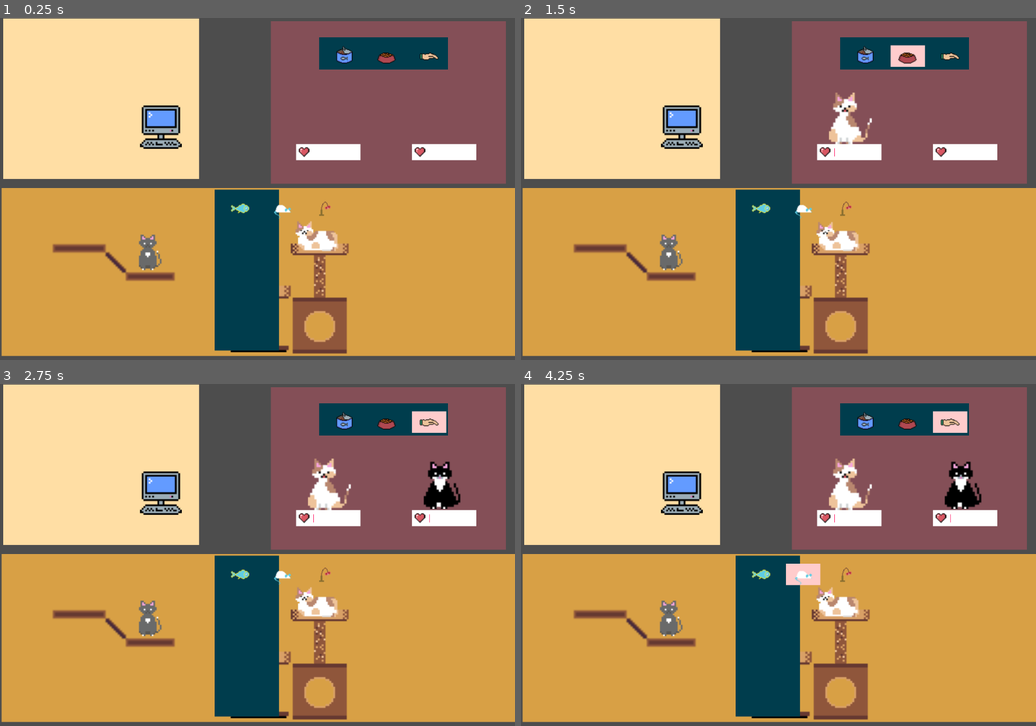
Above: before the commit, frames 1-4 (two rows, left to right).
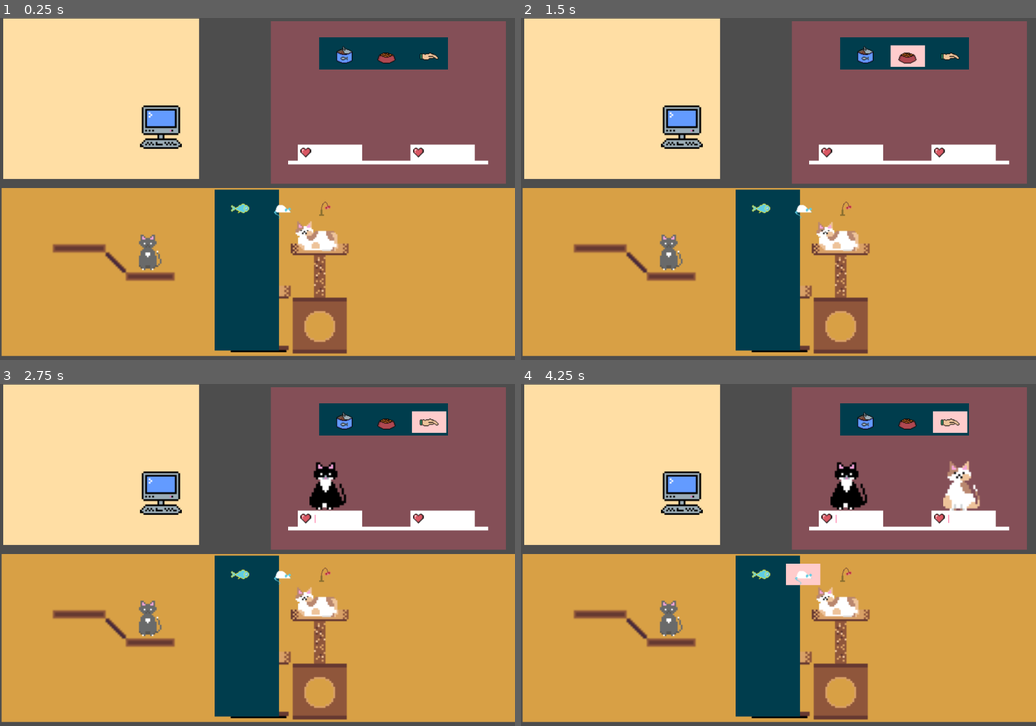
Above: after the commit, the same moments.

Repository: yjin910517/godot_catio
Game: Godot game, scene res://Scenes/Main.tscn
Two runs of this game, one before a commit and one after it. Both use one fixed random seed, a clock stepped at 60 frames per second and the inputs below.
Inputs (mouse positions are in pixels of both pictures, inside the frame that each line leads up to):
- Up to frame 1 (0.25 s): no input
- Up to frame 2 (1.5 s): tap Enter at 0.5 s; move the mouse to (866, 55) at 0.52 s; click (866, 55) at 0.67 s; tap Space at 1.25 s; move the mouse to (907, 55) at 1.27 s; click (907, 55) at 1.42 s
- Up to frame 3 (2.75 s): move the mouse to (427, 421) at 2.02 s; click (427, 421) at 2.17 s
- Up to frame 4 (4.25 s): move the mouse to (763, 575) at 2.77 s; click (763, 575) at 2.92 s; move the mouse to (804, 575) at 3.52 s; click (804, 575) at 3.67 s

The runs differ from the first frame. In frame 1, 0.8% of the frame differs, in the area x 55-95%, y 36-43%; in frame 2, 1.5%; in frame 3, 2.2%; in frame 4, 2.3%, in the area x 55-95%, y 21-43%.

Commit message:
mainly worked on front door area for better cat station experience

Diff:
--- a/Scenes/Cat.tscn
+++ b/Scenes/Cat.tscn
@@ -65,7 +65,6 @@
 offset_right = 77.0
 offset_bottom = 93.0
 script = ExtResource("1_f4exp")
-metadata/_edit_group_ = true
 
 [node name="CatAnimation" type="AnimatedSprite2D" parent="."]
 position = Vector2(40, 45)
--- a/Scenes/FrontDoor.tscn
+++ b/Scenes/FrontDoor.tscn
@@ -1,7 +1,6 @@
-[gd_scene load_steps=4 format=3 uid="uid://dljipn773t2td"]
+[gd_scene load_steps=3 format=3 uid="uid://dljipn773t2td"]
 
 [ext_resource type="Script" path="res://Scenes/front_door.gd" id="1_aaymk"]
-[ext_resource type="PackedScene" uid="uid://b445w0ojxpr7h" path="res://Scenes/Station.tscn" id="2_re72b"]
 [ext_resource type="PackedScene" uid="uid://bvvj6uvq814a4" path="res://Scenes/MenuDisplay.tscn" id="3_yoocq"]
 
 [node name="FrontDoor" type="Control"]
@@ -10,7 +9,6 @@
 offset_right = 438.0
 offset_bottom = 303.0
 script = ExtResource("1_aaymk")
-metadata/_edit_group_ = true
 
 [node name="Floor" type="ColorRect" parent="."]
 layout_mode = 1
@@ -21,23 +19,18 @@
 grow_vertical = 2
 color = Color(0.516788, 0.309127, 0.343115, 1)
 
-[node name="Station1" parent="." instance=ExtResource("2_re72b")]
-offset_left = 47.0
-offset_top = 229.0
-offset_right = 167.0
-offset_bottom = 259.0
-
-[node name="Station2" parent="." instance=ExtResource("2_re72b")]
-offset_left = 263.0
-offset_top = 229.0
-offset_right = 383.0
-offset_bottom = 259.0
+[node name="StationBase" type="ColorRect" parent="."]
+layout_mode = 0
+offset_left = 32.0
+offset_top = 260.0
+offset_right = 405.0
+offset_bottom = 267.0
 
 [node name="CatTimer" type="Timer" parent="."]
 one_shot = true
 
 [node name="GreetingMenu" parent="." instance=ExtResource("3_yoocq")]
-offset_left = 90.0
-offset_top = 32.0
-offset_right = 360.0
-offset_bottom = 80.0
+offset_left = 88.0
+offset_top = 28.0
+offset_right = 358.0
+offset_bottom = 76.0
--- a/Scenes/cat.gd
+++ b/Scenes/cat.gd
@@ -62,6 +62,6 @@
 	# display reaction and temporarily disable click signals on cat
 	reaction_enabled = false
 	$Bubble.show()
-	await get_tree().create_timer(2).timeout
+	await get_tree().create_timer(1).timeout
 	$Bubble.hide()
 	reaction_enabled = true
--- a/Scenes/front_door.gd
+++ b/Scenes/front_door.gd
@@ -3,8 +3,9 @@
 signal cat_ready_to_reception(cat)
 
 
-# Preload the Cat scene
+# Preload scenes
 var CatScene = preload("res://Scenes/Cat.tscn")
+var StationScene = preload("res://Scenes/Station.tscn")
 
 # To do: save data in a separate data file
 var CAT_LIST = [
@@ -44,18 +45,26 @@
 var LIKE_MAX_SCORE = 10.0 # maximum cat greeting score (100% like)
 
 
+# custom scene attributes
+var station_pos_array = [Vector2(50, 230), Vector2(260, 230)]
+var cat_wait_time = 2
+
 # Called when the node enters the scene tree for the first time.
 func _ready():
 
-	# to do: dynamically create station nodes
-	$Station1.get_node("LikeBar").hide()
-	$Station2.get_node("LikeBar").hide()
+	# initiate stations
+	var station
+	for i in range(len(station_pos_array)):
+		station = StationScene.instantiate()
+		station.hide_like_bar()
+		station.position = station_pos_array[i]
+		add_child(station)
+		station.name = "S" + str(i)
 
 	# initiate menu
 	var greeting_menu = $GreetingMenu
 	greeting_menu.predefined_items = GREETING_ITEMS
 	greeting_menu.item_spacing = GREETING_MENU_SPACING
-	print(greeting_menu.item_spacing)
 	greeting_menu.populate_menu()
 	greeting_menu.position = GREETING_MENU_POS
 	greeting_menu.size = GREETING_MENU_SIZE
@@ -63,6 +72,7 @@
 
 	# initiate timer
 	$CatTimer.connect("timeout", Callable(self, "_on_cat_timer_timeout"))
+	$CatTimer.wait_time = cat_wait_time
 	$CatTimer.one_shot = false
 	# start timer to create cats
 	$CatTimer.start()
@@ -70,11 +80,21 @@
 
 # Trigger cat creation by timeout
 func _on_cat_timer_timeout():
-	if $Station1.vacancy == true:
-		create_cat(CAT_LIST[0], $Station1)
-	elif $Station2.vacancy == true:
-		create_cat(CAT_LIST[1], $Station2)
-	else:
+
+	var station_node
+	var has_vacancy = false
+
+	# find an available station for cat creation
+	for i in range(len(station_pos_array)):
+		var station_name = "S" + str(i)
+		station_node = get_node(station_name)
+		if station_node.vacancy == true:
+			create_cat(CAT_LIST.pick_random(), station_node)
+			has_vacancy = true
+			break
+
+	# if no available station is found, stop the timer
+	if has_vacancy == false:
 		$CatTimer.stop()
 
 
@@ -97,9 +117,7 @@
 
 	# reset like bar on station
 	station.set_bar_length(1)
-	station.get_node("LikeBar").show()
-
-	print("cat created: ", cat.get_cat_data())
+	station.show_like_bar()
 
 
 # Interact with the cat and show reaction
@@ -107,6 +125,8 @@
 
 	var selected_node = $GreetingMenu.selected_item
 	var like_score = 0
+	var cat_station = cat.get_parent()
+	var bar_length = cat_station.get_bar_length()
 
 	# get cat preference
 	if selected_node:
@@ -115,19 +135,20 @@
 		else:
 			like_score = cat.get_cat_data("food")[selected_node.name]
 
-		# calculate current like score
-		var bar_length = cat.get_parent().get_bar_length()
-		bar_length += like_score * BAR_MAX_LEN / LIKE_MAX_SCORE
-		if bar_length < 0:
-			bar_length = 0
-		if bar_length > BAR_MAX_LEN:
-			bar_length =  BAR_MAX_LEN
-			emit_signal("cat_ready_to_reception", cat)
-			cat.reaction_enabled = false
-			print("cat is happy and ready to move")
+	# calculate current like score
+	bar_length += like_score * BAR_MAX_LEN / LIKE_MAX_SCORE
+	if bar_length < 0:
+		bar_length = 0
+	if bar_length > BAR_MAX_LEN:
+		bar_length =  BAR_MAX_LEN
 
-		# update like bar length to reflect change
-		cat.get_parent().set_bar_length(bar_length)
+	# update bar length and display cat reaction
+	var cat_reaction = cat.get_reaction(like_score)
+	cat_station.set_bar_length(bar_length)
+	cat_station.run_bar_animation(cat_reaction)
+	await cat.show_reaction(cat_reaction)
 
-	# display cat reaction icon
-	cat.show_reaction(cat.get_reaction(like_score))
+	# emit signal if cat is ready to move
+	if bar_length == BAR_MAX_LEN:
+		emit_signal("cat_ready_to_reception", cat)
+		cat.reaction_enabled = false
--- a/Scenes/main.gd
+++ b/Scenes/main.gd
@@ -16,6 +16,7 @@
 var TOY_MENU_POS = Vector2(400, 320)
 var TOY_MENU_SIZE = Vector2(120, 300)
 var TOY_MENU_COLOR = Color(0, 0.24, 0.3, 1)
+
 
 # To do: load initial data and dynamic generate each child in main
 func _ready():
@@ -47,14 +48,19 @@
 
 # Move cat from front door to reception
 func _on_cat_ready_to_reception(cat):
+
+	# reset front door and its station
+	$FrontDoor.disconnect("cat_clicked", Callable(self, "_on_cat_clicked"))
+	var cat_station = cat.get_parent()
+	cat_station.remove_child(cat)
+	cat_station.vacancy = true
+	cat_station.set_bar_length(1)
+	cat_station.get_node("LikeBar").hide()
+
+	# update cat data
 	var cat_data = cat.get_cat_data()
-	# To do: disconnect cat click signal connection to front door
-	# To do: reset front door station: remove cat node, reset like bar len
-
-	# update cat location info
 	cat_data["room"] = "reception"
 	cat.set_cat_data(cat_data)
-	print("main received ", cat_data["name"])
 
 	cat.position = $Reception.queue_end
 
@@ -62,8 +68,9 @@
 	$Reception.cats_in_queue += 1
 	$Reception.queue_end += $Reception.queue_space
 
-	# start front door cat creation once a cat is removed
-	$FrontDoor/CatTimer.start()
+	# start front door cat creation if the queue is not at capacity
+	if $Reception.cats_in_queue <= 2:
+		$FrontDoor/CatTimer.start()
 
 
 func _on_computer_icon_clicked():
--- a/Scenes/menu_display.gd
+++ b/Scenes/menu_display.gd
@@ -22,7 +22,6 @@
 		var menu_item = MenuItemScene.instantiate() # Create a new MenuItem instance
 		menu_item.set_item_data(item_data) # Set the item's data
 		menu_item.name = item_data.name
-		print(menu_item.name)
 		menu_item.connect("item_clicked", Callable(self, "_on_item_clicked")) # Connect the item click signal
 
 		# Set the item's position based on its index in the grid
--- a/Scenes/station.gd
+++ b/Scenes/station.gd
@@ -15,3 +15,28 @@
 # Update bar length
 func set_bar_length(length):
 	$LikeBar.size.x = length
+
+
+# Show bar
+func show_like_bar():
+	$LikeBar.show()
+
+
+# Hide bar
+func hide_like_bar():
+	$LikeBar.hide()
+
+
+# Show animated effect of like score change
+func run_bar_animation(reaction):
+	var tween = get_tree().create_tween()
+	var tween_icon = Sprite2D.new()
+	tween_icon.position = $LikeIcon.position
+	tween_icon.scale = $LikeIcon.scale
+	# to do: display different texture based on reaction
+	# temporarily hide $LikeIcon?
+	tween_icon.texture = $LikeIcon.texture
+	add_child(tween_icon)
+	tween.tween_property(tween_icon, "scale", Vector2(4, 4), 0.5)
+	tween.tween_property(tween_icon, "scale", Vector2(2, 2), 0.5)
+	tween.tween_callback(tween_icon.queue_free)
Not shown, added: Scenes/Cat3707.tmp
Not shown, added: Scenes/Sta4203.tmp
